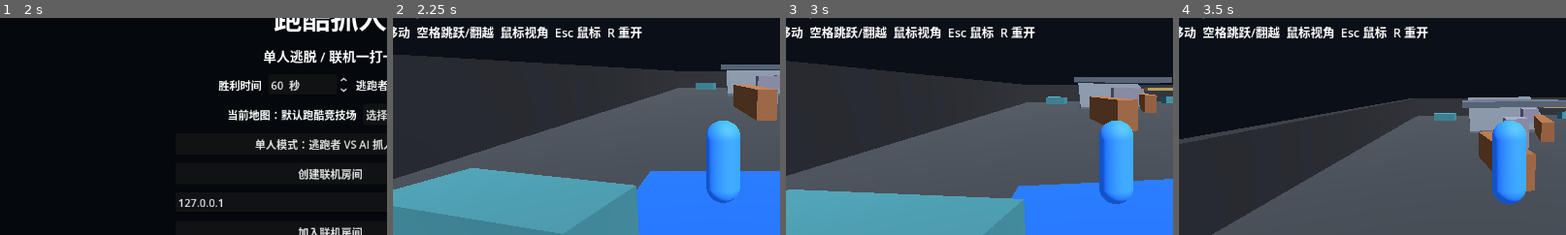
Above: before the commit, frames 1-4 (left to right).
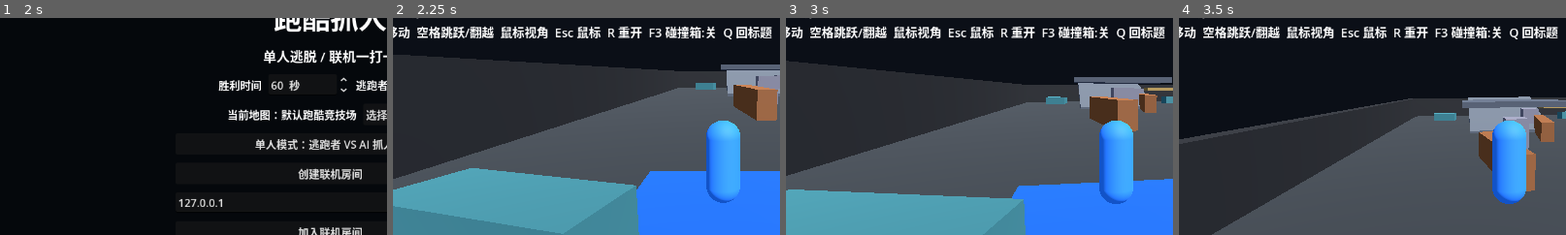
Above: after the commit, the same moments.

Repository: Kevin114514/ParkourTagGodot
Game: Godot game, scene res://scenes/main.tscn
Same seed, same stepped clock (60 frames per second), same inputs: the game is played once before the commit and once after it.
Inputs (mouse positions are % of the whole screen's width and height, from its top left):
- Up to frame 1 (2 s): click "选择官方地图" at 0.5 s; click "使用选中地图" at 1.25 s
- Up to frame 2 (2.25 s): click "单人模式：逃跑者 VS AI 抓人者" at 2 s
- Up to frame 3 (3 s): tap Enter at 2.75 s; move the mouse to (55, 50) at 2.77 s; hold W (move_forward) from 2.78 s (still down)
- Up to frame 4 (3.5 s): keep holding W (move_forward); tap Space (jump) at 3.02 s
The pictures show only the part of the screen within x 7-57%, y 24-74%; the shares and areas given below are measured in that part.

Frame 1 is identical in both runs. In frame 2, 1.1% of the frame differs, in the area x 66-98%, y 3-10%; in frame 3, 1.1%; in frame 4, 1.1%.

Commit message:
Add single-player quit shortcut

Diff:
--- a/scripts/game.gd
+++ b/scripts/game.gd
@@ -79,9 +79,13 @@
 	_show_title("选择模式开始游戏")
 
 func _process(delta: float) -> void:
-	if Input.is_action_just_pressed("quit_room") and _is_in_network_room():
-		_leave_room("已退出房间。")
-		return
+	if Input.is_action_just_pressed("quit_room"):
+		if game_mode == "single":
+			_show_title("已返回标题界面。")
+			return
+		if _is_in_network_room():
+			_leave_room("已退出房间。")
+			return
 
 	if Input.is_action_just_pressed("toggle_debug"):
 		_toggle_debug_mode()
@@ -116,8 +120,10 @@
 	catch_offset.y = 0.0
 	var distance: float = catch_offset.length()
 	var mode_text := "单人模式" if game_mode == "single" else "联机一打一：" + _local_role_text()
-	var controls_text := "WASD 移动  空格跳跃/翻越  鼠标视角  Esc 鼠标  R 重开"
-	if game_mode != "single":
+	var controls_text := "WASD 移动  空格跳跃/翻越  鼠标视角  Esc 鼠标  R 重开  F3 碰撞箱:%s" % ["开" if debug_mode else "关"]
+	if game_mode == "single":
+		controls_text += "  Q 回标题"
+	else:
 		controls_text += "  Q 退出房间"
 	hud_label.text = "%s\n地图：%s\n逃跑时间：%05.2f / %d 秒\n抓人者速度：7.8  逃跑者速度：7.0\n距离：%04.1f 米\n%s" % [mode_text, map_name, time_alive, int(win_time_seconds), distance, controls_text]
 
